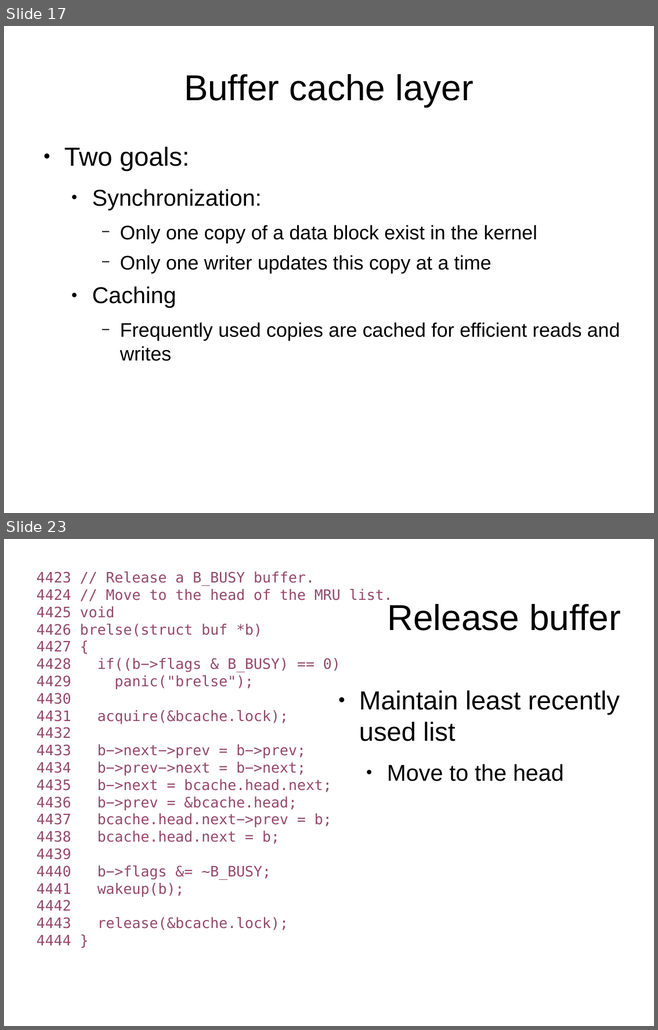
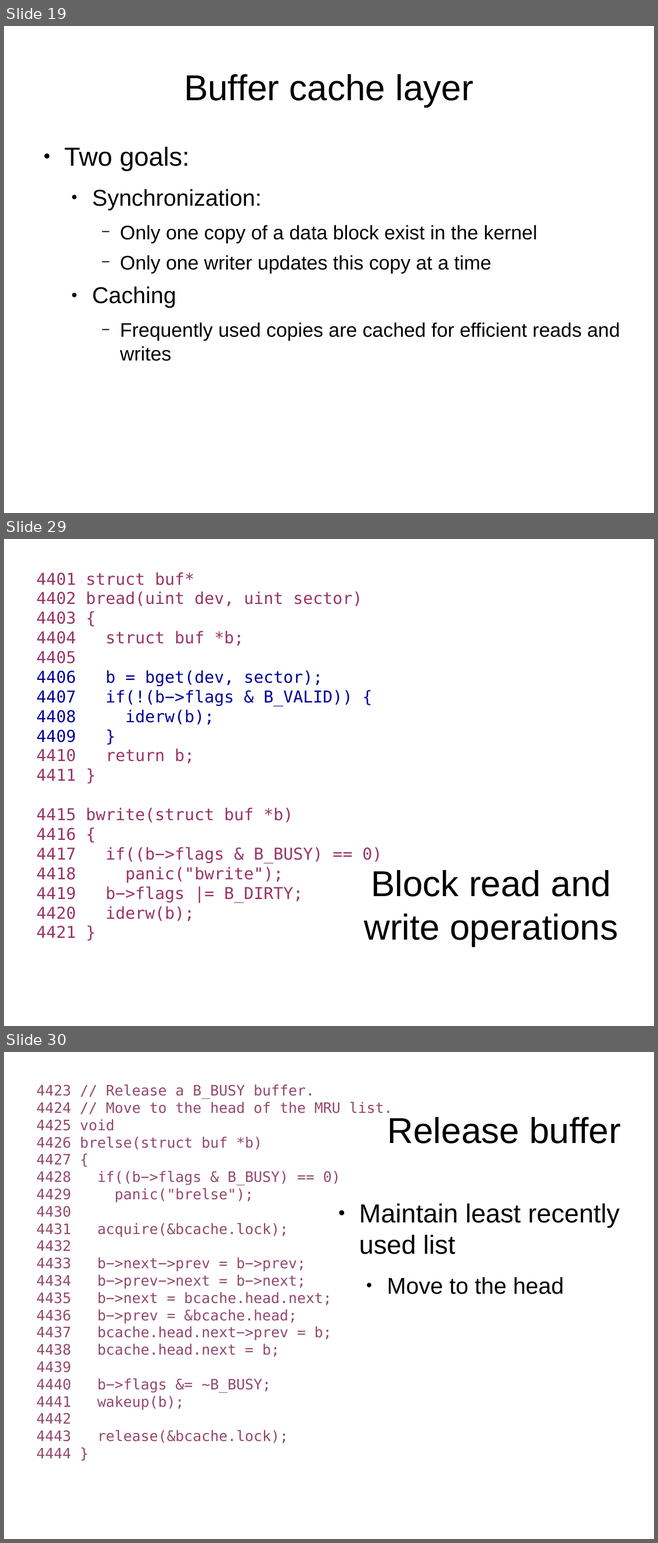
Before and after one commit to antonburtsev/cs5460, a slide deck: lectures/lecture16-file-system/lecture16-file-system.odp. Shown one above the other, each under a label of ours: slides 17 and 23 before the commit, slides 19, 29 and 30 after it; the slides between them are not shown. The pictures are 658x1030 and 658x1543 pixels, drawn with LibreOffice and Linux fonts; fonts in the diff are those of the drawing. Boxes give left, top, right and bottom in pixels: in the first picture for what was removed or moved away, otherwise in the second. Text is boxed around its words. In the diff, an @@ line names an element or a change of style, - is before the commit and + after.

```diff
--- a/lectures/lecture16-file-system/lecture16-file-system.odp
+++ b/lectures/lecture16-file-system/lecture16-file-system.odp
@@ slide 29 added at <box>4,539,654,1026</box>, background #FFFFFF @@
@@ text added at <box>36,572,382,938</box>, 20 pt, text #993366 @@
+4401 struct buf*
+4402 bread(uint dev, uint sector)
+4403 {
+4404 struct buf *b;
+4405
+4406 b = bget(dev, sector);
+4407 if(!(b−>flags & B_VALID)) {
+4408 iderw(b);
+4409 }
+4410 return b;
+4411 }
+4415 bwrite(struct buf *b)
+4416 {
+4417 if((b−>flags & B_BUSY) == 0)
+4418 panic("bwrite");
+4419 b−>flags |= B_DIRTY;
+4420 iderw(b);
+4421 }
@@ title added at <box>364,870,618,946</box>, 44 pt, text #000000 @@
+Block read and write operations
@@ what was slide 17 is now slide 19 @@
@@ what was slide 23 is now slide 30 @@
```
Also in this commit, not shown: 9 slides changed, 7 other slides added, 2 other files.
